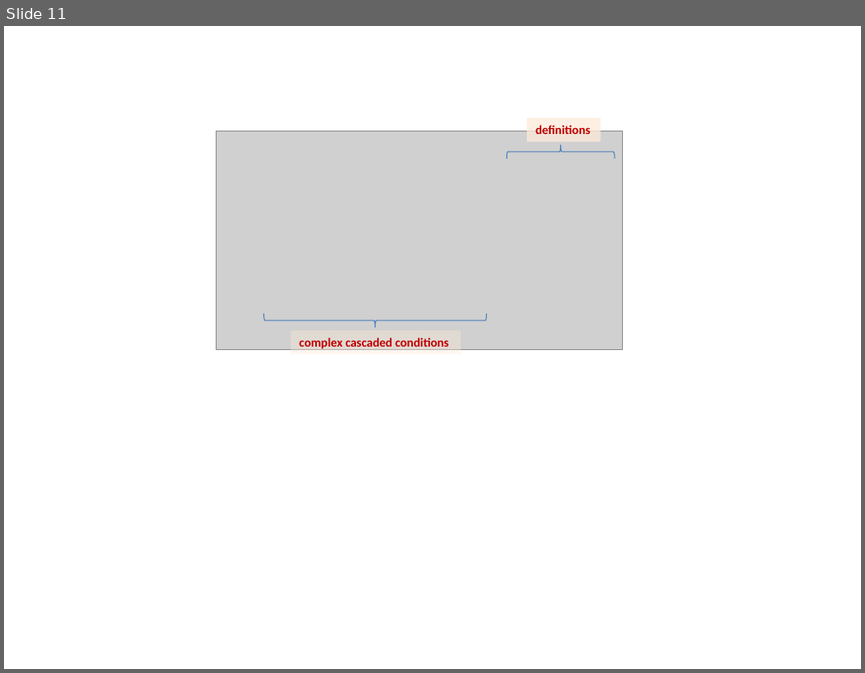
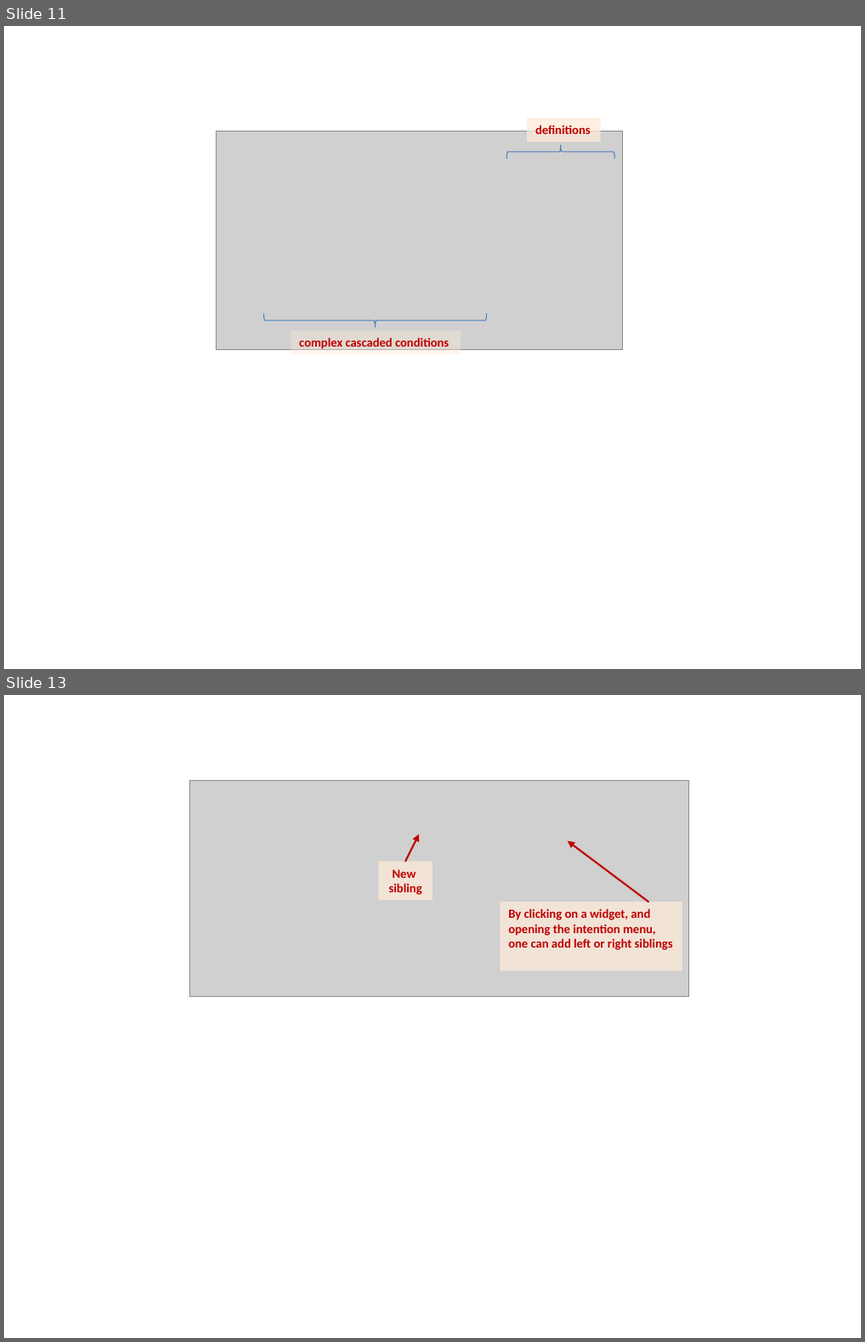
Before and after one commit to mbeddr/mbeddr.formal, a slide deck: code/tutorial/solutions/com.mbeddr.formal.nusmv.users_guide/figures/figures.pptx. Shown one above the other, each under a label of ours: slide 11 before the commit, slides 11 and 13 after it; the slides between them are not shown. The pictures are 865x673 and 865x1342 pixels, drawn with LibreOffice and Linux fonts; fonts in the diff are those of the drawing; grey boxes stand for pictures. Boxes give left, top, right and bottom in pixels: in the first picture for what was removed or moved away, otherwise in the second. Text is boxed around its words. In the diff, an @@ line names an element or a change of style, - is before the commit and + after.

```diff
--- a/code/tutorial/solutions/com.mbeddr.formal.nusmv.users_guide/figures/figures.pptx
+++ b/code/tutorial/solutions/com.mbeddr.formal.nusmv.users_guide/figures/figures.pptx
@@ slide 13 added at (x1=4, y1=695, x2=861, y2=1338), background #FFFFFF @@
@@ picture added at (x1=190, y1=780, x2=689, y2=996) @@
@@ arrow added from (406, 862) to (419, 834), #C00000 1.5 pt @@
@@ arrow added from (648, 902) to (567, 840), #C00000 1.5 pt @@
@@ rectangle added at (x1=378, y1=862, x2=432, y2=900), fill #FDEADA at 76% opacity, 10.5 pt, text #C00000, bold @@
+New
+sibling
@@ rectangle added at (x1=500, y1=902, x2=682, y2=971), fill #FDEADA at 76% opacity, 10.5 pt, text #C00000, bold @@
+By clicking on a widget, and opening the intention menu, one can add left or right siblings
```
Also in this commit, not shown: 1 slide changed, 5 other files.
